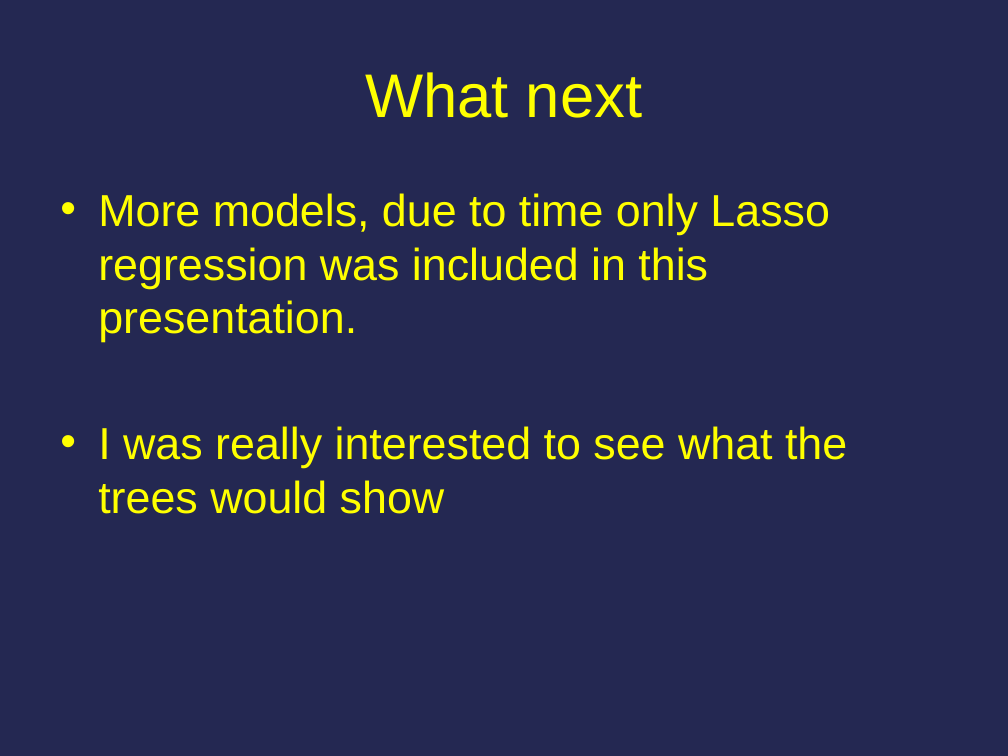
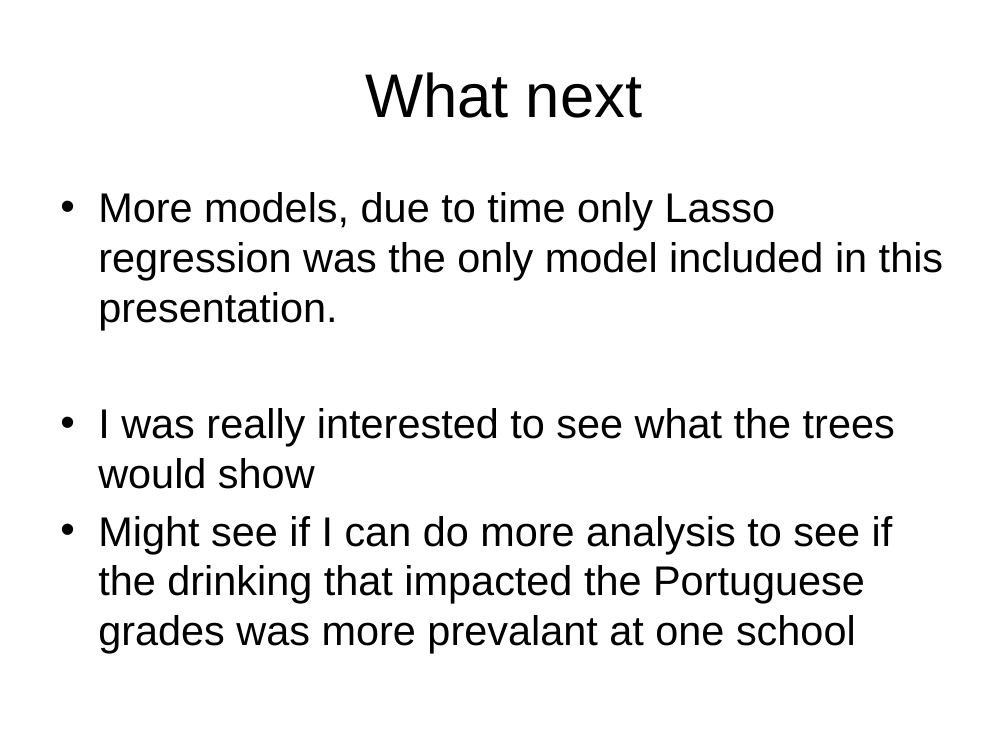
Before and after one commit to cfrandall2/CarolynProject, a slide deck: slide 48 of Carolyn_Randall_DSProject.pptx (slide 46 before the commit). Drawn at 1008x756 pixels with LibreOffice and Linux fonts; fonts in the diff are those of the drawing. Boxes give left, top, right and bottom in pixels: in the first picture for what was removed or moved away, otherwise in the second. Text is boxed around its words. In the diff, an @@ line names an element or a change of style, - is before the commit and + after.

```diff
--- a/Carolyn_Randall_DSProject.pptx
+++ b/Carolyn_Randall_DSProject.pptx
@@ background #242852 to #FFFFFF @@
@@ title "What next" at box(365, 72, 642, 118): text colour #FFFF00 to #000000 @@
@@ text at box(98, 192, 943, 330): text changed; size 32 to 29.6 pt; text colour #FFFF00 to #000000 @@
-• More models, due to time only Lasso regression was included in this presentation.
+• More models, due to time only Lasso regression was the only model included in this presentation.
@@ text at box(98, 408, 895, 489): size 32 to 29.6 pt, text colour #FFFF00 to #000000 in "I was really interested to see what ..." @@
@@ text at box(98, 516, 893, 653): paragraph added @@
+• Might see if I can do more analysis to see if the drinking that impacted the Portuguese grades was more prevalant at one school
```
Also in this commit, not shown: 44 other slides changed, 5 slides added, 2 slides removed, 1 other file.
